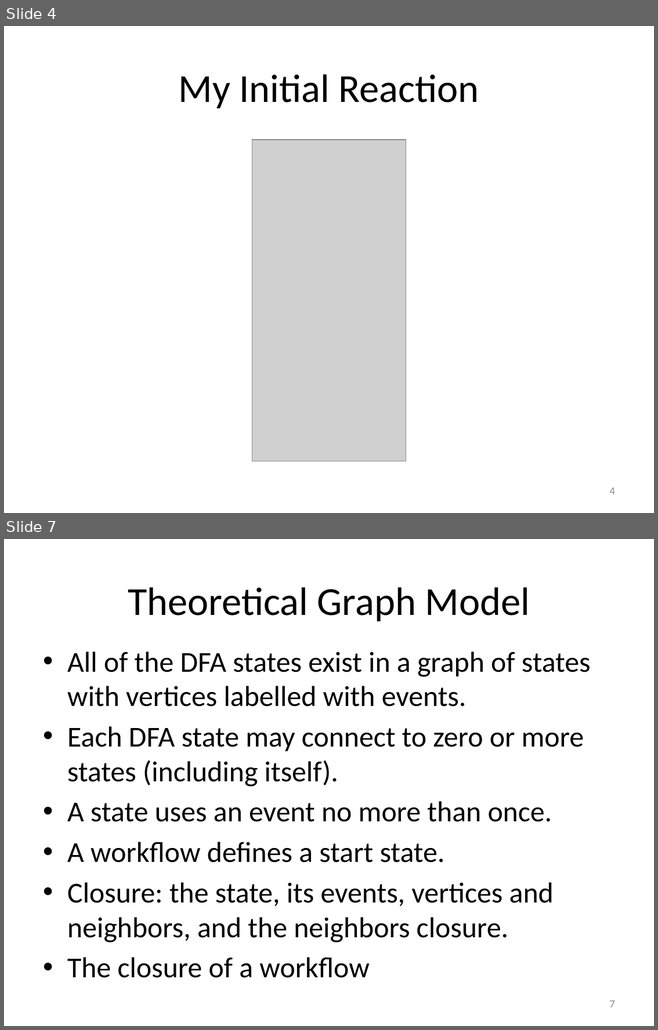
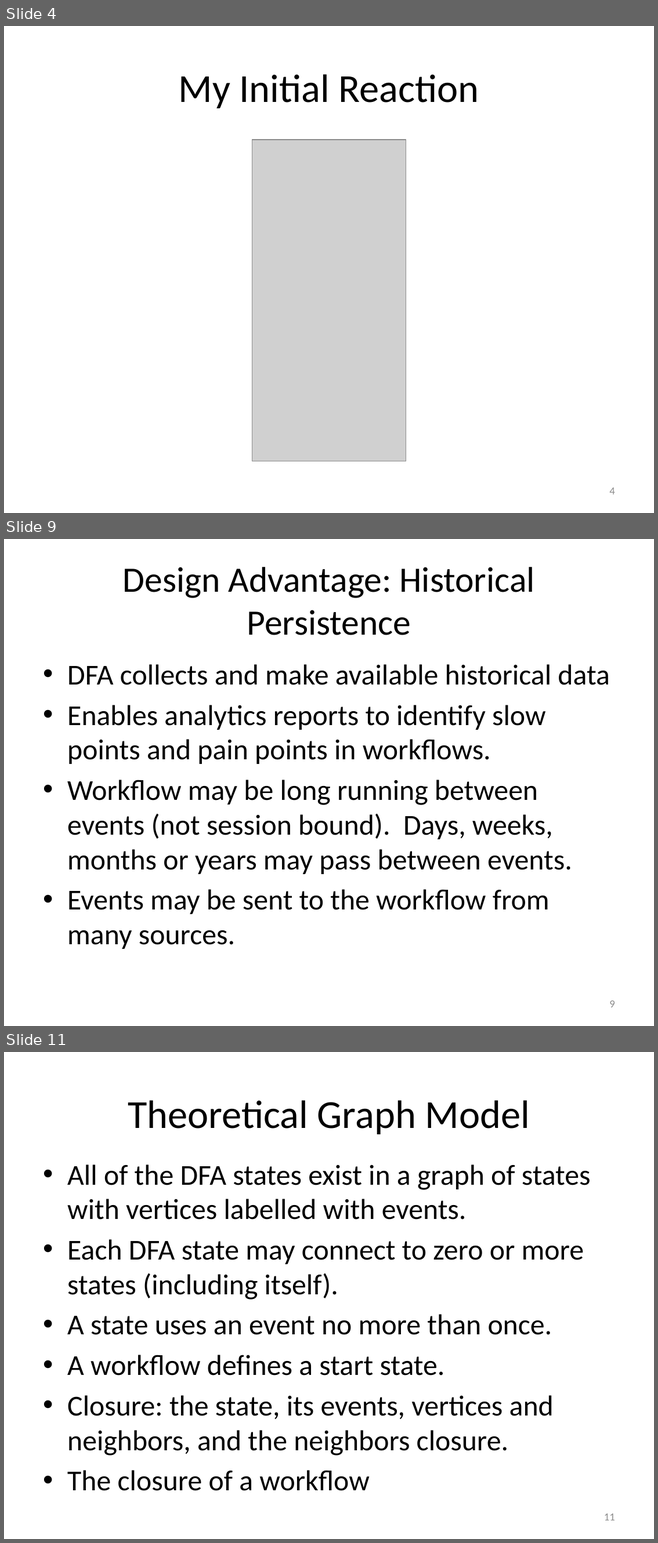
Before and after one commit to RichardRoda/DFA-Workflow-Model, a slide deck: Modeling Workflows with Event Driven DFA.pptx. Shown one above the other, each under a label of ours: slides 4 and 7 before the commit, slides 4, 9 and 11 after it; the slides between them are not shown. The pictures are 658x1030 and 658x1543 pixels, drawn with LibreOffice and Linux fonts; fonts in the diff are those of the drawing; grey boxes stand for pictures. Boxes give left, top, right and bottom in pixels: in the first picture for what was removed or moved away, otherwise in the second. Text is boxed around its words. In the diff, an @@ line names an element or a change of style, - is before the commit and + after.

Commit message:
Add discussion about design advantages and scalability of system.  Add A*BC FSM diagram.

```diff
--- a/Modeling Workflows with Event Driven DFA.pptx
+++ b/Modeling Workflows with Event Driven DFA.pptx
@@ slide 9 added at bbox=[4, 539, 654, 1026], background #FFFFFF @@
@@ title added at bbox=[123, 567, 535, 635], 39.6 pt, text #000000 @@
+Design Advantage: Historical Persistence
@@ text added at bbox=[67, 664, 609, 949], 32 pt, text #000000 @@
+• DFA collects and make available historical data
+• Enables analytics reports to identify slow points and pain points in workflows.
+• Workflow may be long running between events (not session bound). Days, weeks, months or years may pass between events.
+• Events may be sent to the workflow from many sources.
@@ page number added at bbox=[609, 1001, 614, 1008], 12 pt, text #8C8C8C @@
+9
@@ what was slide 7 is now slide 11 @@
@@ page number at bbox=[604, 1514, 615, 1521]: text changed @@
-7
+11
```
Also in this commit, not shown: 3 slides changed, 6 other slides added, 2 other files.
